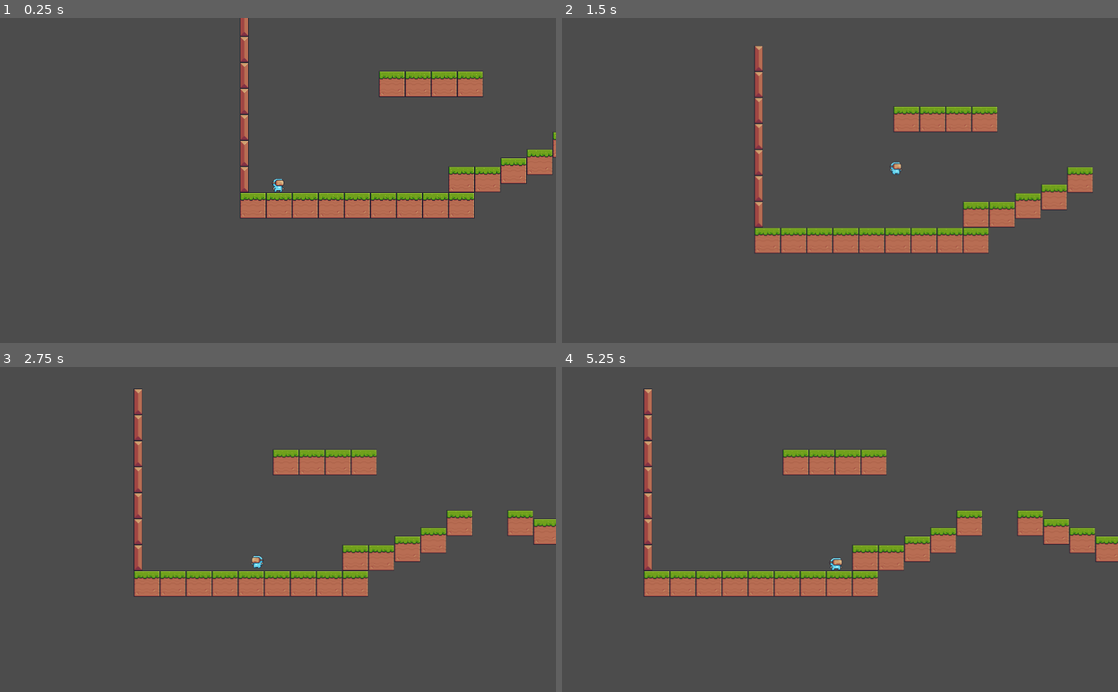
Above: before the commit, frames 1-4 (two rows, left to right).
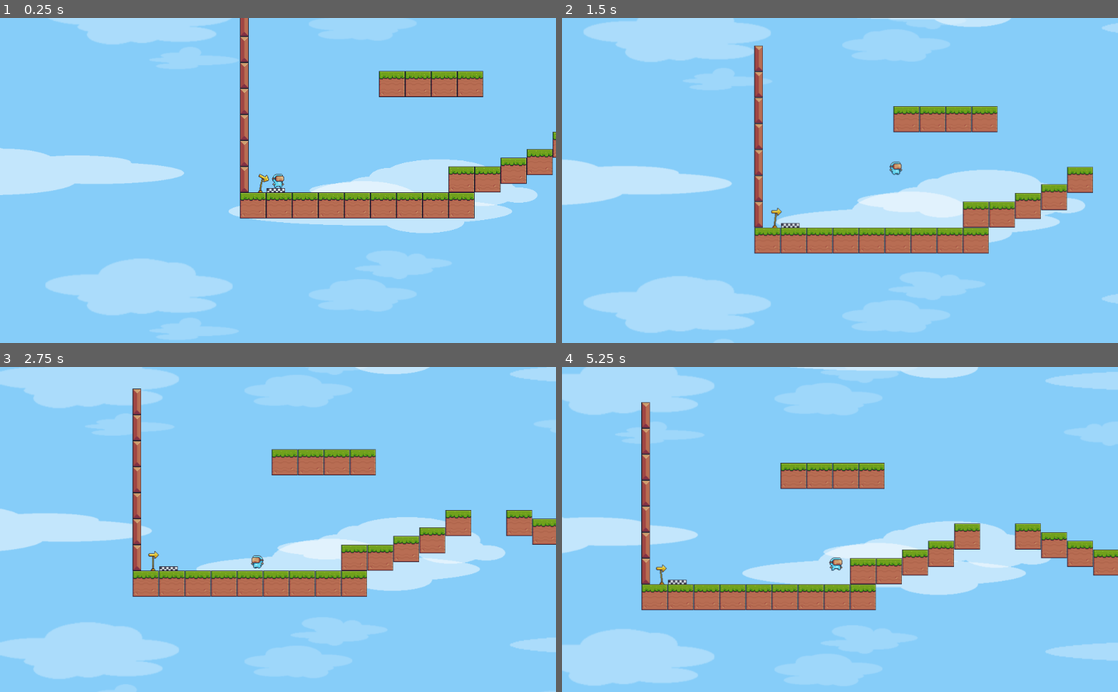
Above: after the commit, the same moments.

Repository: RadoslawCzubak/Godot2DPlatformer
Game: Godot game, scene res://Node2D.tscn
Same seed, same stepped clock (60 frames per second), same inputs: the game is played once before the commit and once after it.
Inputs:
- Up to frame 1 (0.25 s): no input
- Up to frame 2 (1.5 s): hold Right (ui_right) from 0.53 s (still down); tap Up (ui_up) at 0.77 s
- Up to frame 3 (2.75 s): tap Up (ui_up) at 1.52 s; release Right (ui_right) at 2.03 s; hold Left (ui_left) from 2.03 s (still down)
- Up to frame 4 (5.25 s): release Left (ui_left) at 2.78 s; hold Right (ui_right) 2.78-4.28 s; tap Up (ui_up) at 3.02, 3.77, 4.52 s; hold Left (ui_left) 4.28-5.03 s; hold Right (ui_right) from 5.03 s (still down)

The runs differ from the first frame. In frame 1, 93% of the frame differs, in the area x 0-100%, y 0-100%; in frame 2, 93%; in frame 3, 94%; in frame 4, 99%.

Commit message:
add parallax background and start flag

Diff:
--- a/Node2D.tscn
+++ b/Node2D.tscn
@@ -6,6 +6,11 @@
 [ext_resource path="res://sprite_tiles/terrain/Terrain (16x16).png" type="Texture" id=4]
 [ext_resource path="res://Player.gd" type="Script" id=5]
 [ext_resource path="res://sprite_tiles/Virtual Guy/Run (32x32).png" type="Texture" id=6]
+[ext_resource path="res://3840x2160-light-sky-blue-solid-color-background.jpeg" type="Texture" id=7]
+[ext_resource path="res://background/_08_clouds.png" type="Texture" id=8]
+[ext_resource path="res://background/_09_distant_clouds1.png" type="Texture" id=9]
+[ext_resource path="res://background/_10_distant_clouds.png" type="Texture" id=10]
+[ext_resource path="res://sprite_tiles/StartFlag/Start (Moving) (64x64).png" type="Texture" id=11]
 
 [sub_resource type="AtlasTexture" id=1]
 flags = 4
@@ -181,7 +186,7 @@
 } ]
 
 [sub_resource type="RectangleShape2D" id=39]
-extents = Vector2( 16, 16 )
+extents = Vector2( 11, 12.5 )
 
 [sub_resource type="ConvexPolygonShape2D" id=33]
 points = PoolVector2Array( 48, 48, 0, 48, 0, 0, 48, 0 )
@@ -764,6 +769,97 @@
 } ]
 22/z_index = 0
 
+[sub_resource type="AtlasTexture" id=60]
+flags = 4
+atlas = ExtResource( 11 )
+region = Rect2( 0, 0, 64, 64 )
+
+[sub_resource type="AtlasTexture" id=61]
+flags = 4
+atlas = ExtResource( 11 )
+region = Rect2( 64, 0, 64, 64 )
+
+[sub_resource type="AtlasTexture" id=62]
+flags = 4
+atlas = ExtResource( 11 )
+region = Rect2( 128, 0, 64, 64 )
+
+[sub_resource type="AtlasTexture" id=63]
+flags = 4
+atlas = ExtResource( 11 )
+region = Rect2( 192, 0, 64, 64 )
+
+[sub_resource type="AtlasTexture" id=64]
+flags = 4
+atlas = ExtResource( 11 )
+region = Rect2( 256, 0, 64, 64 )
+
+[sub_resource type="AtlasTexture" id=65]
+flags = 4
+atlas = ExtResource( 11 )
+region = Rect2( 320, 0, 64, 64 )
+
+[sub_resource type="AtlasTexture" id=66]
+flags = 4
+atlas = ExtResource( 11 )
+region = Rect2( 384, 0, 64, 64 )
+
+[sub_resource type="AtlasTexture" id=67]
+flags = 4
+atlas = ExtResource( 11 )
+region = Rect2( 448, 0, 64, 64 )
+
+[sub_resource type="AtlasTexture" id=68]
+flags = 4
+atlas = ExtResource( 11 )
+region = Rect2( 512, 0, 64, 64 )
+
+[sub_resource type="AtlasTexture" id=69]
+flags = 4
+atlas = ExtResource( 11 )
+region = Rect2( 576, 0, 64, 64 )
+
+[sub_resource type="AtlasTexture" id=70]
+flags = 4
+atlas = ExtResource( 11 )
+region = Rect2( 640, 0, 64, 64 )
+
+[sub_resource type="AtlasTexture" id=71]
+flags = 4
+atlas = ExtResource( 11 )
+region = Rect2( 704, 0, 64, 64 )
+
+[sub_resource type="AtlasTexture" id=72]
+flags = 4
+atlas = ExtResource( 11 )
+region = Rect2( 768, 0, 64, 64 )
+
+[sub_resource type="AtlasTexture" id=73]
+flags = 4
+atlas = ExtResource( 11 )
+region = Rect2( 832, 0, 64, 64 )
+
+[sub_resource type="AtlasTexture" id=74]
+flags = 4
+atlas = ExtResource( 11 )
+region = Rect2( 896, 0, 64, 64 )
+
+[sub_resource type="AtlasTexture" id=75]
+flags = 4
+atlas = ExtResource( 11 )
+region = Rect2( 960, 0, 64, 64 )
+
+[sub_resource type="SpriteFrames" id=76]
+animations = [ {
+"frames": [ SubResource( 60 ), SubResource( 61 ), SubResource( 62 ), SubResource( 63 ), SubResource( 64 ), SubResource( 65 ), SubResource( 66 ), SubResource( 67 ), SubResource( 68 ), SubResource( 69 ), SubResource( 70 ), SubResource( 71 ), SubResource( 72 ), SubResource( 73 ), SubResource( 74 ), SubResource( 75 ) ],
+"loop": true,
+"name": "default",
+"speed": 10.0
+} ]
+
+[sub_resource type="RectangleShape2D" id=77]
+extents = Vector2( 17, 4.5 )
+
 [node name="Level1" type="Node2D"]
 
 [node name="KinematicBody2D" type="KinematicBody2D" parent="."]
@@ -785,6 +881,7 @@
 playing = true
 
 [node name="CollisionShape2D" type="CollisionShape2D" parent="KinematicBody2D"]
+position = Vector2( 1, 3.5 )
 shape = SubResource( 39 )
 
 [node name="AnimationPlayer" type="AnimationPlayer" parent="KinematicBody2D"]
@@ -794,3 +891,50 @@
 cell_size = Vector2( 16, 16 )
 format = 1
 tile_data = PoolIntArray( 67, 6, 0, 65536, 6, 0, 196675, 6, 0, 262144, 6, 0, 393283, 6, 0, 458752, 6, 0, 524304, 1, 0,  …(500 unchanged characters)…
+
+[node name="ParallaxBackground" type="ParallaxBackground" parent="."]
+
+[node name="Sky" type="ParallaxLayer" parent="ParallaxBackground"]
+motion_mirroring = Vector2( 3800, 2000 )
+
+[node name="Sprite" type="Sprite" parent="ParallaxBackground/Sky"]
+texture = ExtResource( 7 )
+centered = false
+
+[node name="Clouds" type="ParallaxLayer" parent="ParallaxBackground"]
+motion_scale = Vector2( 0.3, 0.3 )
+motion_mirroring = Vector2( 1536, 400 )
+
+[node name="Sprite" type="Sprite" parent="ParallaxBackground/Clouds"]
+texture = ExtResource( 8 )
+centered = false
+
+[node name="Clouds2" type="ParallaxLayer" parent="ParallaxBackground"]
+motion_scale = Vector2( 0.5, 0.5 )
+motion_mirroring = Vector2( 2048, 500 )
+
+[node name="Sprite" type="Sprite" parent="ParallaxBackground/Clouds2"]
+scale = Vector2( 1.5, 1.5 )
+texture = ExtResource( 9 )
+centered = false
+
+[node name="Clouds3" type="ParallaxLayer" parent="ParallaxBackground"]
+motion_scale = Vector2( 0.6, 0.6 )
+motion_mirroring = Vector2( 2000, 500 )
+
+[node name="Sprite" type="Sprite" parent="ParallaxBackground/Clouds3"]
+scale = Vector2( 1.25, 1.25 )
+texture = ExtResource( 10 )
+centered = false
+
+[node name="StartFlag" type="StaticBody2D" parent="."]
+position = Vector2( 55, 320 )
+
+[node name="StartFlag" type="AnimatedSprite" parent="StartFlag"]
+frames = SubResource( 76 )
+frame = 2
+playing = true
+
+[node name="CollisionShape2D" type="CollisionShape2D" parent="StartFlag"]
+position = Vector2( 11, 28.5 )
+shape = SubResource( 77 )
Binary file added: 3840x2160-light-sky-blue-solid-color-background.jpeg
Not shown, added: 3840x2160-light-sky-blue-solid-color-background.jpeg.import
Not shown: 1 places in Node2D.tscn that only renumber resources
Binary file added: background/_08_clouds.png
Not shown, added: background/_08_clouds.png.import
Binary file added: background/_09_distant_clouds1.png
Not shown, added: background/_09_distant_clouds1.png.import
Binary file added: background/_10_distant_clouds.png
Not shown, added: background/_10_distant_clouds.png.import
Binary file added: sprite_tiles/StartFlag/Start (Moving) (64x64).png
Not shown, added: sprite_tiles/StartFlag/Start (Moving) (64x64).png.import
